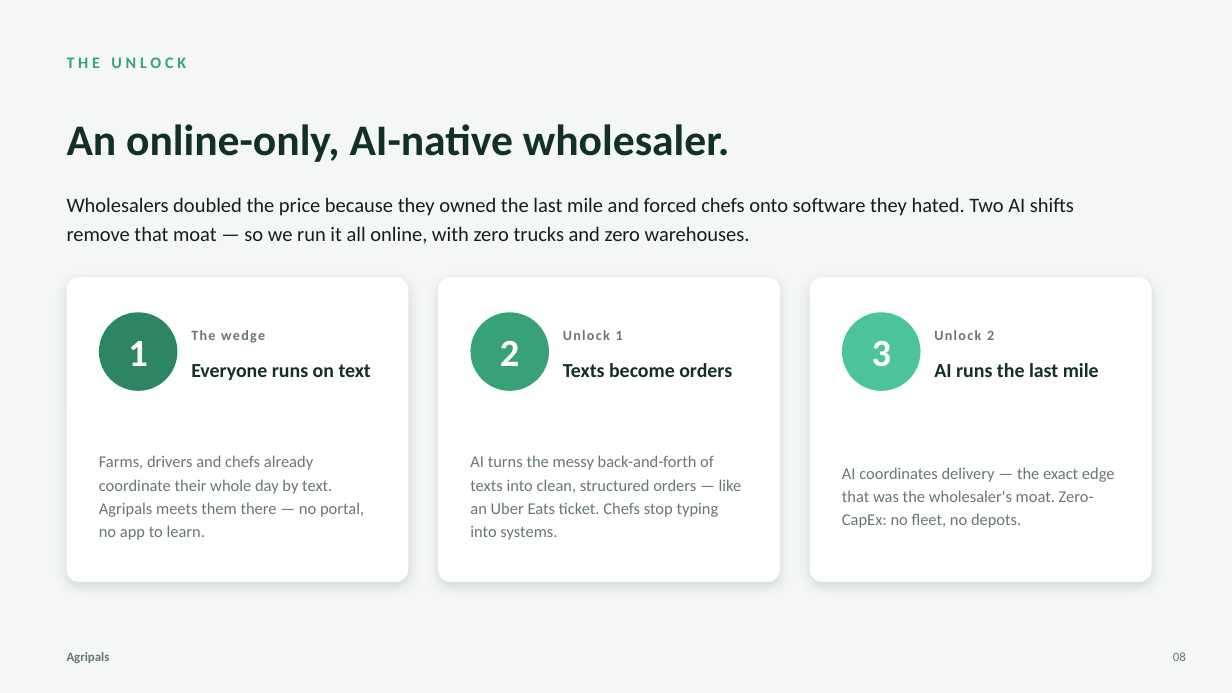
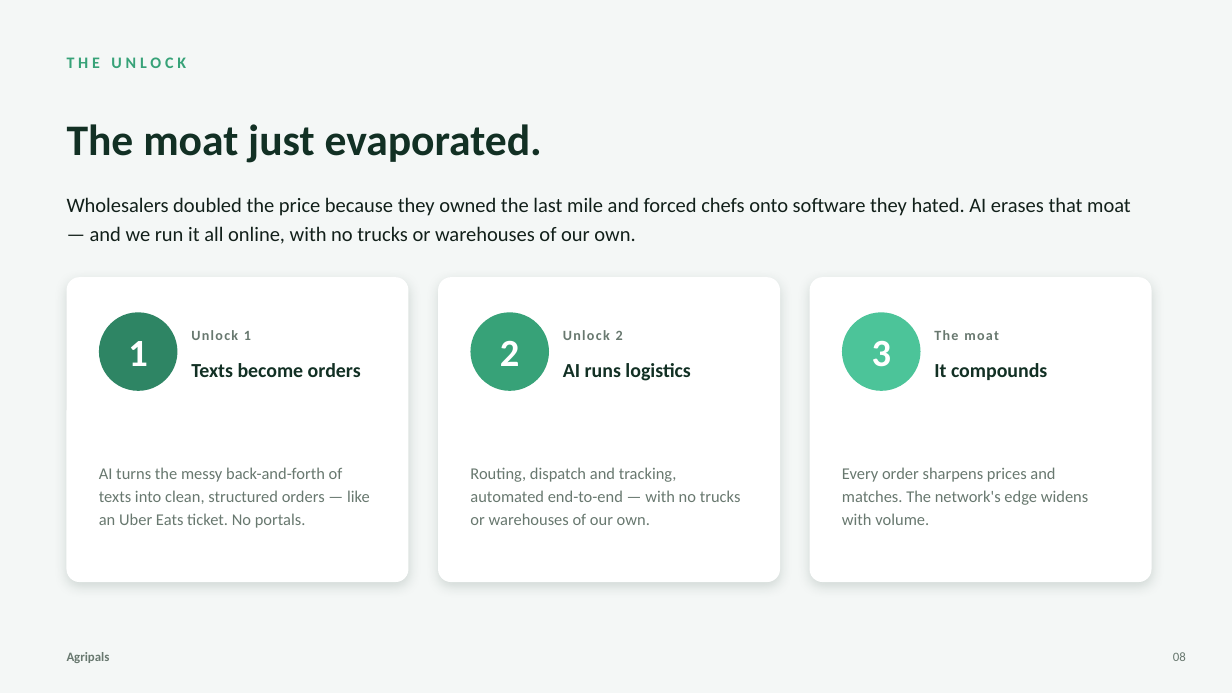
Before and after one commit to rhy-collab/Agripals, a slide deck: slide 8 of Agripals-Investor-Deck.pptx. Drawn at 1232x693 pixels with LibreOffice and Linux fonts; fonts in the diff are those of the drawing. Boxes give left, top, right and bottom in pixels: in the first picture for what was removed or moved away, otherwise in the second. Text is boxed around its words. In the diff, an @@ line names an element or a change of style, - is before the commit and + after.

```diff
--- a/Agripals-Investor-Deck.pptx
+++ b/Agripals-Investor-Deck.pptx
@@ text at (x1=67, y1=124, x2=542, y2=163): text changed @@
-An online-only, AI-native wholesaler.
+The moat just evaporated.
@@ text at (x1=67, y1=197, x2=1131, y2=244): text changed @@
-Wholesalers doubled the price because they owned the last mile and forced chefs onto software they hated. Two AI shifts remove that moat — so we run it all online, with zero trucks and zero warehouses.
+Wholesalers doubled the price because they owned the last mile and forced chefs onto software they hated. AI erases that moat — and we run it all online, with no trucks or warehouses of our own.
@@ text at (x1=191, y1=330, x2=251, y2=340): text changed @@
-The wedge
+Unlock 1
@@ text at (x1=563, y1=330, x2=623, y2=340): text changed @@
-Unlock 1
+Unlock 2
@@ text at (x1=934, y1=330, x2=999, y2=340): text changed @@
-Unlock 2
+The moat
@@ text at (x1=191, y1=363, x2=361, y2=377): text changed @@
-Everyone runs on text
+Texts become orders
@@ text at (x1=563, y1=363, x2=690, y2=381): text changed @@
-Texts become orders
+AI runs logistics
@@ text at (x1=934, y1=363, x2=1047, y2=380): text changed @@
-AI runs the last mile
+It compounds
@@ text at (x1=99, y1=467, x2=370, y2=528): text changed @@
-Farms, drivers and chefs already coordinate their whole day by text. Agripals meets them there — no portal, no app to learn.
+AI turns the messy back-and-forth of texts into clean, structured orders — like an Uber Eats ticket. No portals.
@@ text at (x1=470, y1=467, x2=741, y2=525): text changed @@
-AI turns the messy back-and-forth of texts into clean, structured orders — like an Uber Eats ticket. Chefs stop typing into systems.
+Routing, dispatch and tracking, automated end-to-end — with no trucks or warehouses of our own.
@@ text at (x1=842, y1=467, x2=1088, y2=525): text changed @@
-AI coordinates delivery — the exact edge that was the wholesaler's moat. Zero-CapEx: no fleet, no depots.
+Every order sharpens prices and matches. The network's edge widens with volume.
```
Also in this commit, not shown: 9 other slides changed, 3 slides added, 3 other files.
